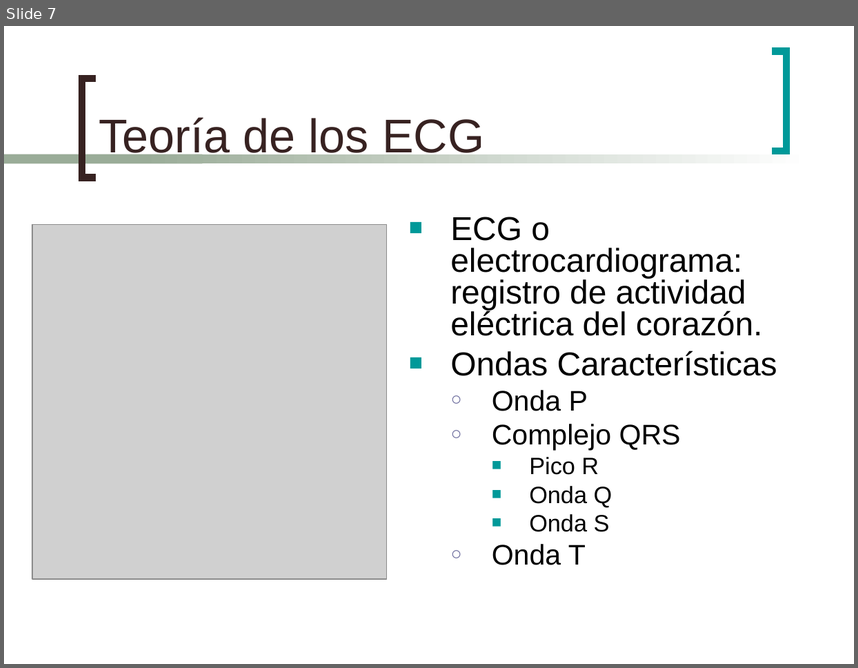
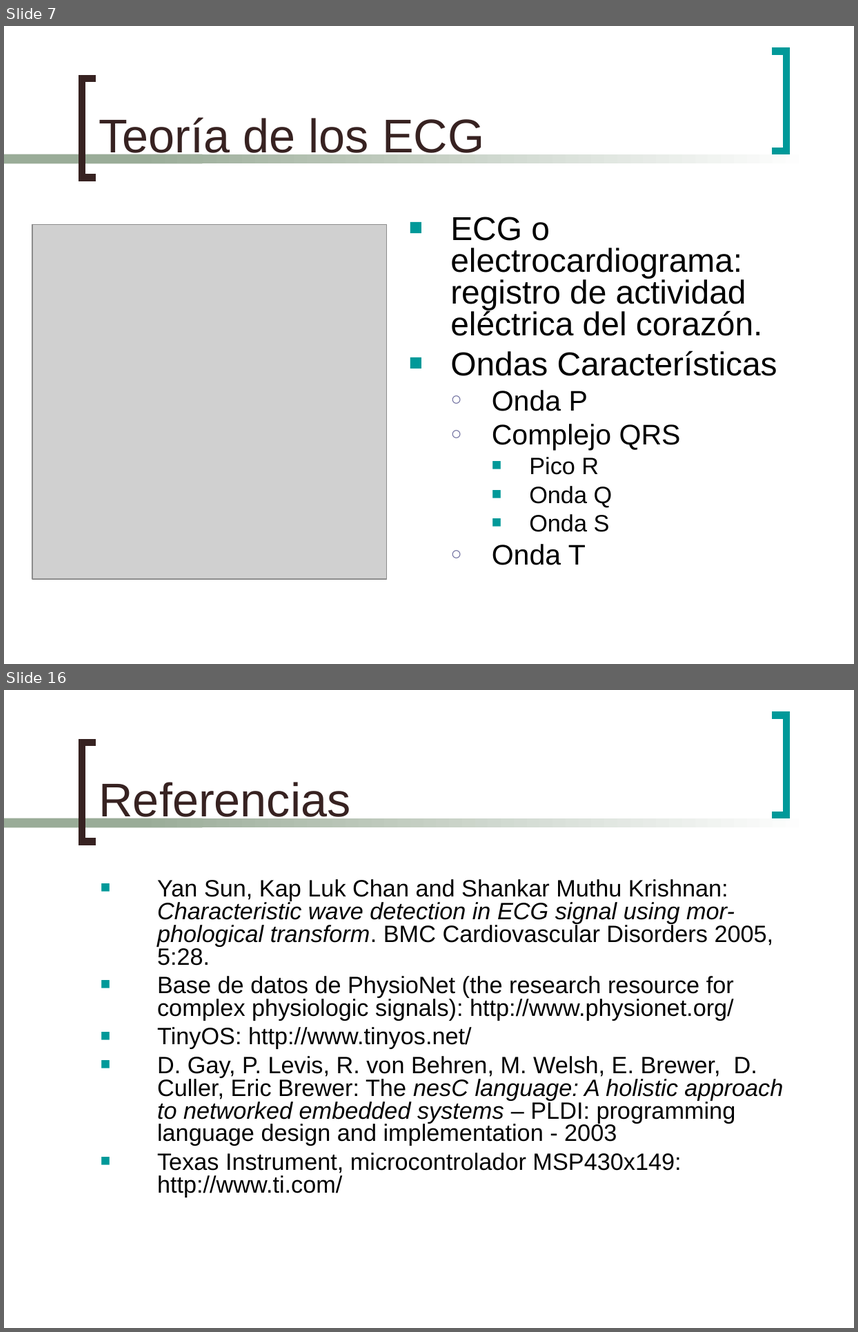
Before and after one commit to mmja/redsensores, a slide deck: Memoria/EstudioMemoria.ppt. Shown one above the other, each under a label of ours: slide 7 before the commit, slides 7 and 16 after it; the slides between them are not shown. The pictures are 858x668 and 858x1332 pixels, drawn with LibreOffice and Linux fonts; fonts in the diff are those of the drawing; grey boxes stand for pictures. Boxes give left, top, right and bottom in pixels: in the first picture for what was removed or moved away, otherwise in the second. Text is boxed around its words. In the diff, an @@ line names an element or a change of style, - is before the commit and + after.

```diff
--- a/Memoria/EstudioMemoria.ppt
+++ b/Memoria/EstudioMemoria.ppt
@@ slide 16 added at [4,690,854,1328], background #FFFFFF; not listed: 4 template elements that a slide beside it also shows @@
@@ title added at [99,782,351,825], 40 pt, text #372221 @@
+Referencias
@@ text added at [157,879,783,1196], 20 pt, text #000000 @@
+■ Yan Sun, Kap Luk Chan and Shankar Muthu Krishnan: Characteristic wave detection in ECG signal using mor- phological transform. BMC Cardiovascular Disorders 2005, 5:28.
+■ Base de datos de PhysioNet (the research resource for complex physiologic signals): http://www.physionet.org/
+■ TinyOS: http://www.tinyos.net/
+■ D. Gay, P. Levis, R. von Behren, M. Welsh, E. Brewer, D. Culler, Eric Brewer: The nesC language: A holistic approach to networked embedded systems – PLDI: programming language design and implementation - 2003
+■ Texas Instrument, microcontrolador MSP430x149: http://www.ti.com/
```
Also in this commit, not shown: 8 slides changed, 4 other slides added, 6 slides removed, 1 other file.
